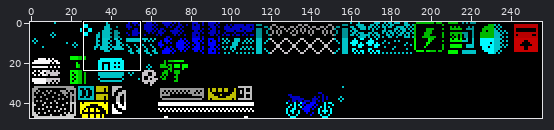
Two states of a sprite sheet, examples/helmet/gfx/work1.png. The first picture is a wide view before the edit; the outline marks the close-up.
Close-up. Old version:
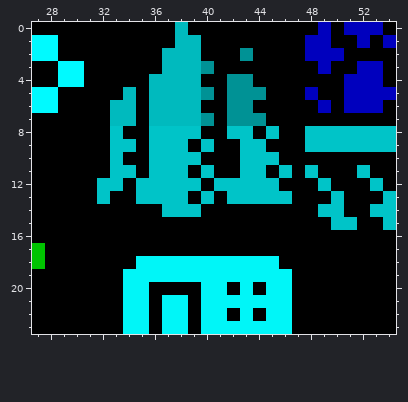
The file is 256x48 pixels. Colours within 5 levels of each other are drawn and written as one. Shown: x 27..54, y 0..23.
After the commit:
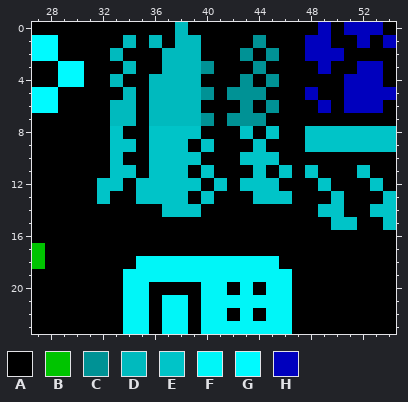
Palette (. is transparent): A #000000  B #00c400  C #009295  D #00babe  E #00c4c8  F #00f6f8  G #00faff  H #0000be
From old to new:
Changed rows in their new state; - is an unchanged pixel.
first column x 33:
 1 -D-D-------C-
 2 D-----------C
 3 -D---------C-
 4 D--------A--C
 6 ---------A--C
 8 ---------A---
 9 ----------A--
11 ----------A--
12 ---------A---
13 ---------AA--
